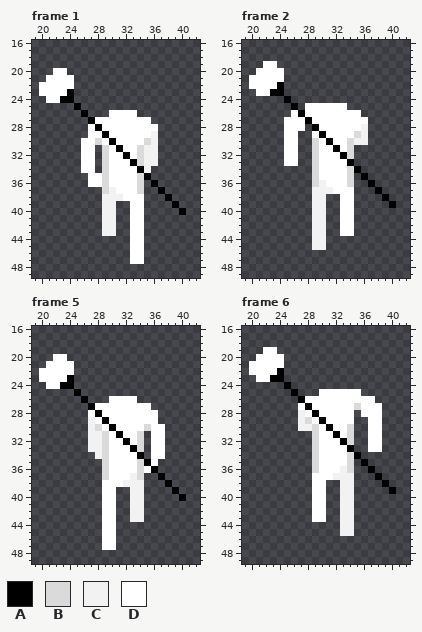
Edited in one commit: pixel-art file (Assets/Art/Characters/Player/Run/Player_Run_Up.aseprite). Above is the file before it was changed.
64x64 pixels, 8 frames. Shown: frame 1: x 19..42, y 16..49; frame 2: x 19..42, y 16..49; frame 5: x 19..42, y 16..49; frame 6: x 19..42, y 16..49. The commit also changed other frames, which this record leaves out.
Palette (. is transparent): A #000000  B #dadada  C #f2f2f2  D #ffffff
Now the later version:
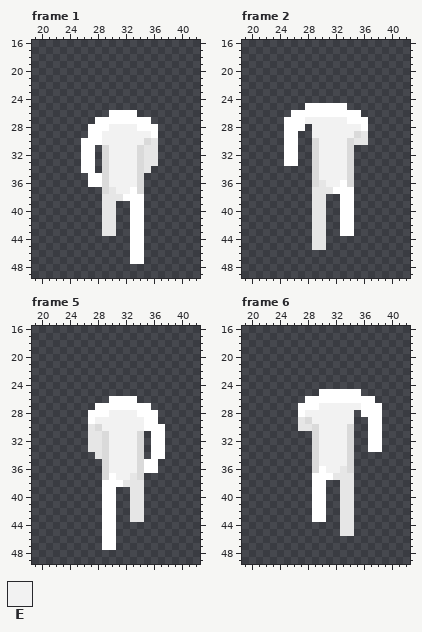
Colours new in this view: E #f2f2f2
Edits made:
layer "Weapons/Staff" now hidden
colour C: #f2f2f2 -> #e6e6e6
Changed rows in their new state; - is a pixel that keeps its letter.
Frame 1:
first column x 20:
20 --..-----------------
21 -....----------------
22 .....----------------
23 .....----------------
24 -....----------------
25 -----.---------------
26 ------.--------------
27 -------.-------------
28 --------D-EEEE-------
29 ---------EEEEEEED----
30 --------DEEEEEE------
31 ----------EEEE-------
32 ----------EEEE-------
33 ----------EEEE-------
34 ----------EEEEB------
35 ----------EEEE-.-----
36 ----------EEEE--.----
37 -----------EE----.---
38 ------------------.--
39 -------------------.-
40 --------------------.
Frame 2:
first column x 20:
19 --..-----------------
20 -....----------------
21 .....----------------
22 .....----------------
23 -....----------------
24 -----.---------------
25 ------.--------------
26 -------D-------------
27 --------EEEEEE-------
28 ---------EEEEEEED----
29 ---------EEEEEE------
30 ----------EEEE-------
31 ----------EEEE-------
32 ----------EEEE-------
33 ----------EEEEB------
34 ----------EEEE-.-----
35 ----------EEEE--.----
36 -----------EE----.---
37 ------------------.--
38 -------------------.-
39 --------------------.
Frame 5:
first column x 20:
20 --..-----------------
21 -....----------------
22 .....----------------
23 .....----------------
24 -....----------------
25 -----.---------------
26 ------.--------------
27 -------.-------------
28 --------D-EEEE-------
29 -------DEEEEEEE------
30 ---------EEEEEED-----
31 ----------EEEE-------
32 ----------EEEE-------
33 ----------EEEE-------
34 ----------EEEEB------
35 ----------EEEE-D-----
36 ----------EEEE--D----
37 -----------EE----.---
38 ------------------.--
39 -------------------.-
40 --------------------.
Frame 6:
first column x 20:
19 --..-----------------
20 -....----------------
21 .....----------------
22 .....----------------
23 -....----------------
24 -----.---------------
25 ------.--------------
26 -------.-------------
27 --------D-EEEEEE-----
28 -------DEEEEEEE------
29 ---------EEEEEE------
30 ----------EEEE-------
31 ----------EEEE-------
32 ----------EEEE-------
33 ----------EEEEB------
34 ----------EEEE-.-----
35 ----------EEEE--.----
36 -----------EE----.---
37 ------------------.--
38 -------------------.-
39 --------------------.
Boxes around the changes in both pictures, in picture pixels (x1, y1, x2, y2):
changed: (39, 68, 186, 236)
changed: (249, 61, 396, 250)
changed: (39, 354, 186, 522)
changed: (249, 347, 396, 536)
